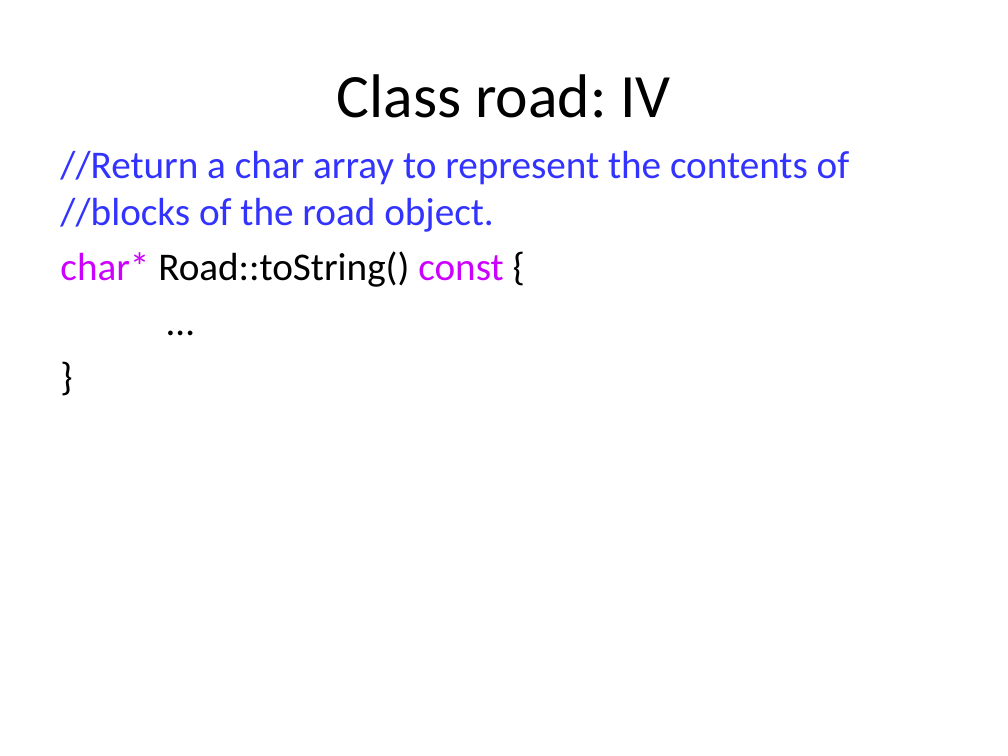
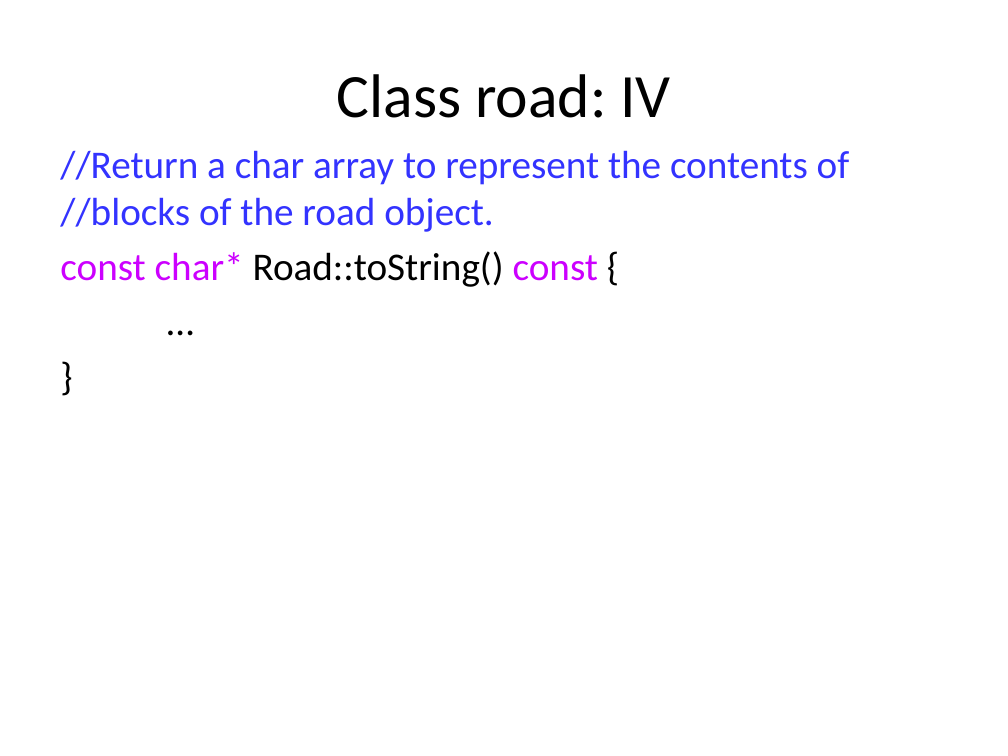
Before and after one commit to tong-yee/tong-yee.github.io, a slide deck: slide 20 of 135/projects/project3/project3_HareTortoiseCompetition.pptx. Drawn at 1008x756 pixels with LibreOffice and Linux fonts; fonts in the diff are those of the drawing. Boxes give left, top, right and bottom in pixels: in the first picture for what was removed or moved away, otherwise in the second. Text is boxed around its words. In the diff, an @@ line names an element or a change of style, - is before the commit and + after.

```diff
--- a/135/projects/project3/project3_HareTortoiseCompetition.pptx
+++ b/135/projects/project3/project3_HareTortoiseCompetition.pptx
@@ text at (x1=60, y1=251, x2=598, y2=287): text changed @@
-char* Road::toString() const {
+const char* Road::toString() const {
```
Also in this commit, not shown: 6 other files.
